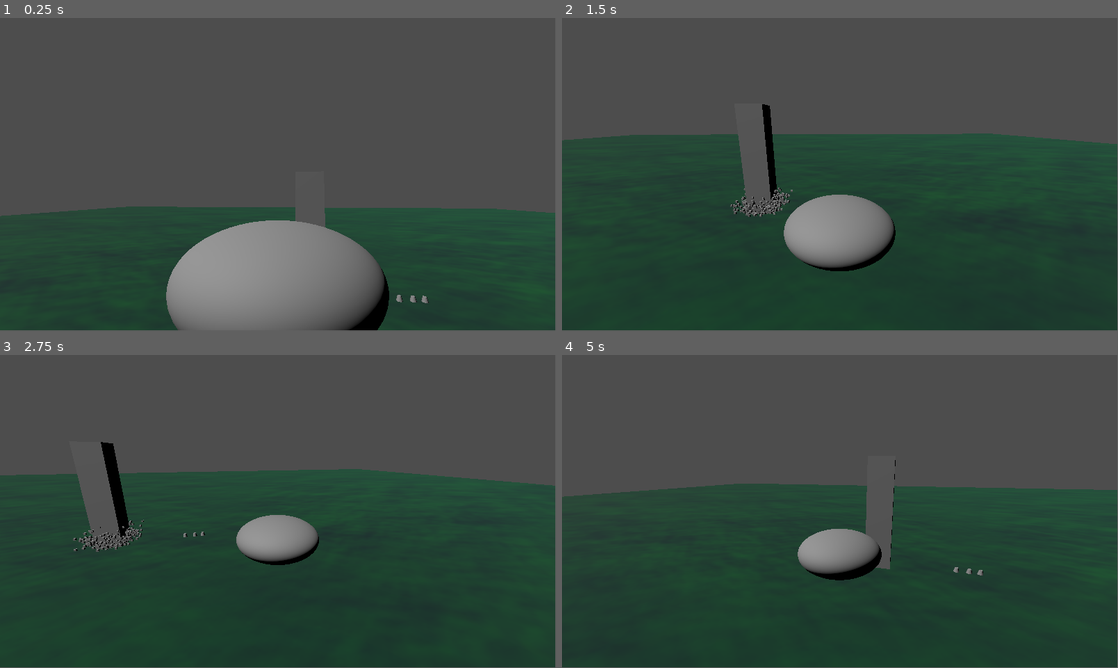
Above: before the commit, frames 1-4 (two rows, left to right).
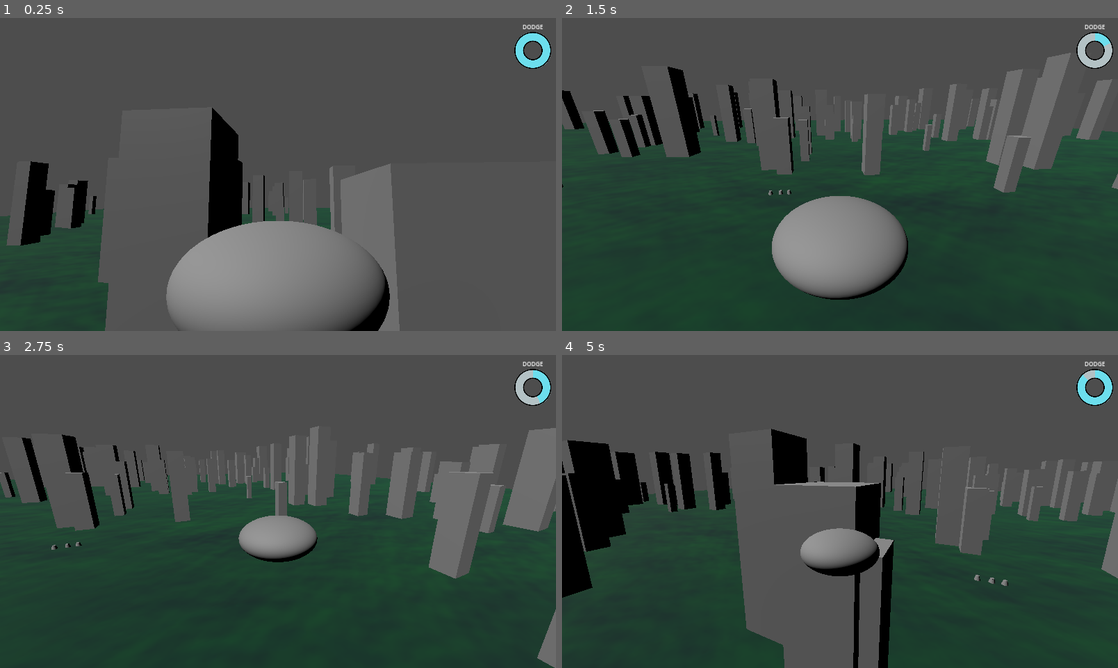
Above: after the commit, the same moments.

Repository: BSU-destroy-the-world/destroy_the_world
Game: Godot game, scene res://world_1/world_1.tscn
Same seed, same stepped clock (60 frames per second), same inputs: the game is played once before the commit and once after it.
Inputs (mouse positions are in pixels of both pictures, inside the frame that each line leads up to):
- Up to frame 1 (0.25 s): no input
- Up to frame 2 (1.5 s): move the mouse to (962, 158) at 0.52 s; hold D (move_right) 0.53-1.28 s; tap X (dodge) at 0.6, 1.35 s; move the mouse to (728, 190) at 1.27 s; hold S (move_backward) from 1.28 s (still down)
- Up to frame 3 (2.75 s): move the mouse to (333, 442) at 2.02 s; release S (move_backward) at 2.03 s; hold D (move_right) from 2.03 s (still down); tap Down (look_down) at 2.1 s; tap X (dodge) at 2.3 s
- Up to frame 4 (5 s): move the mouse to (812, 574) at 2.77 s; release D (move_right) at 2.78 s; hold W (move_forward) 2.78-3.53 s; tap Left (look_left) at 2.85 s; tap X (dodge) at 3.05, 3.8, 4.55 s; move the mouse to (1006, 558) at 3.52 s; hold A (move_left) from 3.53 s (still down); tap Right (look_right) at 3.6 s; move the mouse to (673, 464) at 4.27 s; tap Up (look_up) at 4.35 s
In our replay, the window is 799x449 before the commit and 800x450 after it. These sizes can differ from the game's own. Grey fills any space a smaller window leaves; there, only what the larger window draws over its background counts as a difference.

The runs differ from the first frame. In frame 1, 25% of the frame differs, in the area x 0-100%, y 2-100%; in frame 2, 16%; in frame 3, 17%; in frame 4, 27%.

Commit message:
Add dodge cooldown indicator
Signed-off-by: SquarePear <16364318+SquarePear@users.noreply.github.com>

Diff:
--- a/project/building/building.gd
+++ b/project/building/building.gd
@@ -1,11 +1,15 @@
-extends Node3D
+extends StaticBody3D
 
 @onready var animation_player := $AnimationPlayer
 
 
 func _ready():
-	if randf() < 0.2:
-		destroy()
+	# Random position between -200 and 200
+	position = Vector3(randf_range(-200, 200), 0, randf_range(-200, 200))
+
+	scale.y = randf_range(0.5, 1.5)
+	scale.x = scale.y * randf_range(0.8, 1.2)
+	scale.z = scale.x
 
 
 func destroy():
--- a/project/building/building.tscn
+++ b/project/building/building.tscn
@@ -24,18 +24,6 @@
 "transitions": PackedFloat32Array(1),
 "update": 1,
 "values": [false]
-}
-tracks/1/type = "value"
-tracks/1/imported = false
-tracks/1/enabled = true
-tracks/1/path = NodePath("StaticBody3D:position")
-tracks/1/interp = 1
-tracks/1/loop_wrap = true
-tracks/1/keys = {
-"times": PackedFloat32Array(0),
-"transitions": PackedFloat32Array(1),
-"update": 0,
-"values": [Vector3(0, 0, 0)]
 }
 
 [sub_resource type="Animation" id="Animation_w82f1"]
@@ -67,18 +55,6 @@
 "method": &"queue_free"
 }]
 }
-tracks/2/type = "value"
-tracks/2/imported = false
-tracks/2/enabled = true
-tracks/2/path = NodePath("StaticBody3D:position")
-tracks/2/interp = 1
-tracks/2/loop_wrap = true
-tracks/2/keys = {
-"times": PackedFloat32Array(0, 2),
-"transitions": PackedFloat32Array(1, 1),
-"update": 0,
-"values": [Vector3(0, 0, 0), Vector3(0, -22, 0)]
-}
 
 [sub_resource type="AnimationLibrary" id="AnimationLibrary_tklft"]
 _data = {
@@ -86,17 +62,14 @@
 "destroy": SubResource("Animation_w82f1")
 }
 
-[node name="Building" type="Node3D"]
+[node name="Building" type="StaticBody3D" groups=["destroyable"]]
 script = ExtResource("1_dootp")
 
-[node name="StaticBody3D" type="StaticBody3D" parent="."]
-
-[node name="MeshInstance3D" type="MeshInstance3D" parent="StaticBody3D"]
+[node name="MeshInstance3D" type="MeshInstance3D" parent="."]
 transform = Transform3D(1, 0, 0, 0, 1, 0, 0, 0, 1, 0, 11, 0)
 mesh = SubResource("BoxMesh_egh40")
-skeleton = NodePath("../..")
 
-[node name="CollisionShape3D" type="CollisionShape3D" parent="StaticBody3D"]
+[node name="CollisionShape3D" type="CollisionShape3D" parent="."]
 transform = Transform3D(1, 0, 0, 0, 1, 0, 0, 0, 1, 0, 11, 0)
 shape = SubResource("ConvexPolygonShape3D_hfv4r")
 
--- a/project/project.godot
+++ b/project/project.godot
@@ -17,8 +17,12 @@
 
 [display]
 
-window/size/viewport_width=1920
-window/size/viewport_height=1080
+window/size/viewport_width=3840
+window/size/viewport_height=2160
+window/size/window_width_override=1920
+window/size/window_height_override=1080
+window/stretch/mode="canvas_items"
+window/stretch/aspect="expand"
 
 [input]
 
--- /dev/null
+++ b/project/ship/dial_empty.svg
@@ -0,0 +1,13 @@
+<?xml version="1.0" encoding="UTF-8" standalone="no"?>
+<!DOCTYPE svg PUBLIC "-//W3C//DTD SVG 1.1//EN" "http://www.w3.org/Graphics/SVG/1.1/DTD/svg11.dtd">
+<svg width="100%" height="100%" viewBox="0 0 256 256" version="1.1" xmlns="http://www.w3.org/2000/svg" xmlns:xlink="http://www.w3.org/1999/xlink" xml:space="preserve" xmlns:serif="http://www.serif.com/" style="fill-rule:evenodd;clip-rule:evenodd;stroke-linecap:round;stroke-linejoin:round;stroke-miterlimit:1.5;">
+    <g transform="matrix(0.75,0,0,0.75,32,32)">
+        <circle cx="128" cy="128" r="128" style="fill:rgb(246,246,246);fill-opacity:0;stroke:rgb(179,193,196);stroke-width:85.33px;"/>
+    </g>
+    <g transform="matrix(0.5,0,0,0.5,64,64)">
+        <circle cx="128" cy="128" r="128" style="fill:rgb(246,246,246);fill-opacity:0;stroke:black;stroke-width:14.58px;"/>
+    </g>
+    <g transform="matrix(0.96875,0,0,0.96875,4,4)">
+        <circle cx="128" cy="128" r="128" style="fill:rgb(246,246,246);fill-opacity:0;stroke:black;stroke-width:7.53px;"/>
+    </g>
+</svg>
--- /dev/null
+++ b/project/ship/dial_full.svg
@@ -0,0 +1,16 @@
+<?xml version="1.0" encoding="UTF-8" standalone="no"?>
+<!DOCTYPE svg PUBLIC "-//W3C//DTD SVG 1.1//EN" "http://www.w3.org/Graphics/SVG/1.1/DTD/svg11.dtd">
+<svg width="100%" height="100%" viewBox="0 0 256 256" version="1.1" xmlns="http://www.w3.org/2000/svg" xmlns:xlink="http://www.w3.org/1999/xlink" xml:space="preserve" xmlns:serif="http://www.serif.com/" style="fill-rule:evenodd;clip-rule:evenodd;stroke-linecap:round;stroke-linejoin:round;stroke-miterlimit:1.5;">
+    <g transform="matrix(0.75,0,0,0.75,32,32)">
+        <circle cx="128" cy="128" r="128" style="fill:rgb(246,246,246);fill-opacity:0;stroke:rgb(179,193,196);stroke-width:85.33px;"/>
+    </g>
+    <g transform="matrix(0.75,0,0,0.75,32,32)">
+        <circle cx="128" cy="128" r="128" style="fill:rgb(246,246,246);fill-opacity:0;stroke:rgb(108,222,237);stroke-width:85.33px;"/>
+    </g>
+    <g transform="matrix(0.5,0,0,0.5,64,64)">
+        <circle cx="128" cy="128" r="128" style="fill:rgb(246,246,246);fill-opacity:0;stroke:black;stroke-width:14.58px;"/>
+    </g>
+    <g transform="matrix(0.96875,0,0,0.96875,4,4)">
+        <circle cx="128" cy="128" r="128" style="fill:rgb(246,246,246);fill-opacity:0;stroke:black;stroke-width:7.53px;"/>
+    </g>
+</svg>
--- /dev/null
+++ b/project/ship/gui.gd
@@ -0,0 +1,12 @@
+extends Control
+
+@export var dodge_timer: Timer
+
+@onready var dodge_bar := $MarginContainer/VBoxContainer/DodgeCooldownBar
+
+
+func _process(_delta):
+	if dodge_timer.time_left == 0:
+		dodge_bar.value = 100
+	else:
+		dodge_bar.value = (1 - dodge_timer.time_left / dodge_timer.wait_time) * 100
--- a/project/ship/ship.gd
+++ b/project/ship/ship.gd
@@ -1,8 +1,8 @@
 extends CharacterBody3D
 
-const SPEED = 15.0
-const DODGE_SPEED = 100.0
-const DODGE_SLOWDOWN = 0.5
+const SPEED = 25.0
+const DODGE_SPEED = 150.0
+const DODGE_SLOWDOWN = 10.0
 
 var can_dodge := true
 var dodging := false
@@ -27,7 +27,7 @@
 		dodge_cooldown_timer.start()
 
 	if dodging:
-		velocity = velocity.move_toward(Vector3.ZERO, SPEED * DODGE_SLOWDOWN)
+		velocity = velocity.move_toward(Vector3.ZERO, DODGE_SLOWDOWN)
 
 		move_and_slide()
 
--- a/project/ship/ship.tscn
+++ b/project/ship/ship.tscn
@@ -1,7 +1,10 @@
-[gd_scene load_steps=5 format=3 uid="uid://rl3xprstjp30"]
+[gd_scene load_steps=8 format=3 uid="uid://rl3xprstjp30"]
 
 [ext_resource type="Script" path="res://ship/ship.gd" id="1_bnpta"]
 [ext_resource type="Script" path="res://ship/camera_controller.gd" id="2_p13yg"]
+[ext_resource type="Script" path="res://ship/gui.gd" id="3_84qge"]
+[ext_resource type="Texture2D" uid="uid://dh8aohwqqhb1t" path="res://ship/dial_empty.svg" id="3_v2elt"]
+[ext_resource type="Texture2D" uid="uid://72evm821g8c4" path="res://ship/dial_full.svg" id="4_wyo0g"]
 
 [sub_resource type="SphereMesh" id="SphereMesh_gap3r"]
 radius = 1.0
@@ -38,4 +41,47 @@
 wait_time = 5.0
 one_shot = true
 
+[node name="GUI" type="Control" parent="." node_paths=PackedStringArray("dodge_timer")]
+layout_mode = 3
+anchors_preset = 0
+offset_right = 40.0
+offset_bottom = 40.0
+script = ExtResource("3_84qge")
+dodge_timer = NodePath("../DodgeCooldownTimer")
+
+[node name="MarginContainer" type="MarginContainer" parent="GUI"]
+layout_mode = 1
+anchors_preset = 1
+anchor_left = 1.0
+anchor_right = 1.0
+offset_left = 3480.0
+offset_right = 3800.0
+offset_bottom = 320.0
+grow_horizontal = 0
+size_flags_horizontal = 8
+size_flags_vertical = 0
+theme_override_constants/margin_left = 32
+theme_override_constants/margin_top = 32
+theme_override_constants/margin_right = 32
+theme_override_constants/margin_bottom = 32
+
+[node name="VBoxContainer" type="VBoxContainer" parent="GUI/MarginContainer"]
+layout_mode = 2
+
+[node name="Label" type="Label" parent="GUI/MarginContainer/VBoxContainer"]
+layout_mode = 2
+theme_override_font_sizes/font_size = 40
+text = "DODGE"
+horizontal_alignment = 1
+vertical_alignment = 1
+
+[node name="DodgeCooldownBar" type="TextureProgressBar" parent="GUI/MarginContainer/VBoxContainer"]
+layout_mode = 2
+size_flags_horizontal = 4
+size_flags_vertical = 4
+value = 50.0
+fill_mode = 4
+texture_under = ExtResource("3_v2elt")
+texture_progress = ExtResource("4_wyo0g")
+
 [connection signal="timeout" from="DodgeCooldownTimer" to="." method="_on_dodge_cooldown_timer_timeout"]
Not shown, added: project/ship/dial_empty.svg.import
Not shown, added: project/ship/dial_full.svg.import
